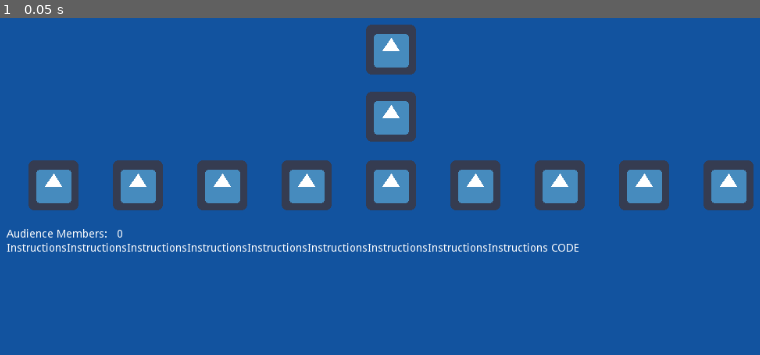
Above: before the commit, frame 1.
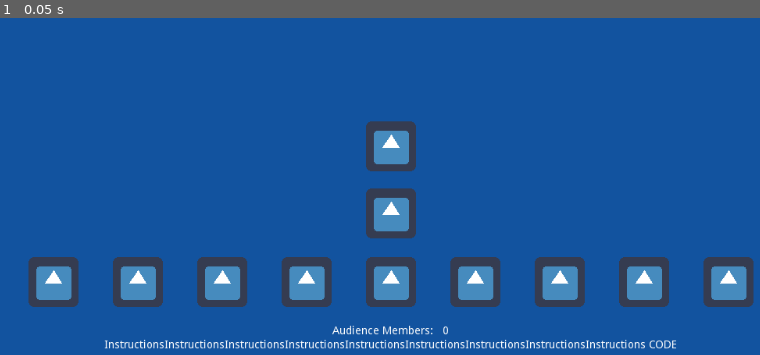
Above: after the commit, the same moment.

Repository: jmpoholarz/Memoji
Game: Godot game, scene res://titleScreen.tscn
The game is run twice, just before and just after one commit, with the same random seed, the same clock (stepped at 60 frames per second) and the same inputs. The project has no main scene, so this scene is started directly. The engine's default icon, where the game draws it, is replaced by a stand-in: a white triangle on a blue panel in a dark square.
Inputs:
- Up to frame 1 (0.05 s): no input

The runs differ from the first frame. In frame 1, 22% of the frame differs, in the area x 0-100%, y 1-99%.

Commit message:
Centering and margins
Centered a bunch of stuff for looks and still trying to fix some margins resetting to 8

Diff:
--- a/MemojiHost/titleScreen.tscn
+++ b/MemojiHost/titleScreen.tscn
@@ -56,6 +56,7 @@
 anchor_top = 0.0
 anchor_right = 0.0
 anchor_bottom = 0.0
+margin_left = 8.0
 margin_right = 1024.0
 margin_bottom = 600.0
 rect_pivot_offset = Vector2( 0, 0 )
@@ -78,7 +79,7 @@
 anchor_bottom = 0.0
 margin_left = 20.0
 margin_top = 20.0
-margin_right = 1004.0
+margin_right = 996.0
 margin_bottom = 580.0
 rect_pivot_offset = Vector2( 0, 0 )
 rect_clip_content = false
@@ -86,24 +87,25 @@
 mouse_default_cursor_shape = 0
 size_flags_horizontal = 1
 size_flags_vertical = 1
+alignment = 1
+_sections_unfolded = [ "Margin" ]
+
+[node name="VBoxContainer" type="VBoxContainer" parent="MarginContainer2/MarginContainer3/VBoxContainer" index="0"]
+
+anchor_left = 0.0
+anchor_top = 0.0
+anchor_right = 0.0
+anchor_bottom = 0.0
+margin_top = 124.0
+margin_right = 976.0
+margin_bottom = 224.0
+rect_pivot_offset = Vector2( 0, 0 )
+rect_clip_content = false
+mouse_filter = 1
+mouse_default_cursor_shape = 0
+size_flags_horizontal = 1
+size_flags_vertical = 1
 alignment = 0
-_sections_unfolded = [ "Margin" ]
-
-[node name="VBoxContainer" type="VBoxContainer" parent="MarginContainer2/MarginContainer3/VBoxContainer" index="0"]
-
-anchor_left = 0.0
-anchor_top = 0.0
-anchor_right = 0.0
-anchor_bottom = 0.0
-margin_right = 984.0
-margin_bottom = 100.0
-rect_pivot_offset = Vector2( 0, 0 )
-rect_clip_content = false
-mouse_filter = 1
-mouse_default_cursor_shape = 0
-size_flags_horizontal = 1
-size_flags_vertical = 1
-alignment = 0
 
 [node name="TitleContainer" type="MarginContainer" parent="MarginContainer2/MarginContainer3/VBoxContainer/VBoxContainer" index="0"]
 
@@ -111,7 +113,7 @@
 anchor_top = 0.0
 anchor_right = 0.0
 anchor_bottom = 0.0
-margin_right = 984.0
+margin_right = 976.0
 margin_bottom = 100.0
 rect_min_size = Vector2( 100, 100 )
 rect_pivot_offset = Vector2( 0, 0 )
@@ -133,7 +135,7 @@
 anchor_bottom = 0.0
 margin_left = 20.0
 margin_top = 20.0
-margin_right = 964.0
+margin_right = 956.0
 margin_bottom = 80.0
 rect_min_size = Vector2( 600, 10 )
 rect_pivot_offset = Vector2( 0, 0 )
@@ -152,16 +154,16 @@
 anchor_top = 0.0
 anchor_right = 0.0
 anchor_bottom = 0.0
-margin_top = 104.0
-margin_right = 984.0
-margin_bottom = 276.0
-rect_pivot_offset = Vector2( 0, 0 )
-rect_clip_content = false
-mouse_filter = 1
-mouse_default_cursor_shape = 0
-size_flags_horizontal = 1
-size_flags_vertical = 1
-alignment = 0
+margin_top = 228.0
+margin_right = 976.0
+margin_bottom = 400.0
+rect_pivot_offset = Vector2( 0, 0 )
+rect_clip_content = false
+mouse_filter = 1
+mouse_default_cursor_shape = 0
+size_flags_horizontal = 1
+size_flags_vertical = 1
+alignment = 1
 
 [node name="VBoxContainer" type="VBoxContainer" parent="MarginContainer2/MarginContainer3/VBoxContainer/VBoxContainer2" index="0"]
 
@@ -170,7 +172,7 @@
 anchor_top = 0.0
 anchor_right = 0.0
 anchor_bottom = 0.0
-margin_right = 984.0
+margin_right = 976.0
 margin_bottom = 64.0
 rect_pivot_offset = Vector2( 0, 0 )
 rect_clip_content = false
@@ -178,7 +180,7 @@
 mouse_default_cursor_shape = 0
 size_flags_horizontal = 1
 size_flags_vertical = 1
-alignment = 0
+alignment = 1
 
 [node name="PlayersTitleText" type="TextureRect" parent="MarginContainer2/MarginContainer3/VBoxContainer/VBoxContainer2/VBoxContainer" index="0"]
 
@@ -186,7 +188,7 @@
 anchor_top = 0.0
 anchor_right = 0.0
 anchor_bottom = 0.0
-margin_right = 984.0
+margin_right = 976.0
 margin_bottom = 64.0
 rect_pivot_offset = Vector2( 0, 0 )
 rect_clip_content = false
@@ -204,7 +206,7 @@
 anchor_right = 0.0
 anchor_bottom = 0.0
 margin_top = 68.0
-margin_right = 984.0
+margin_right = 976.0
 margin_bottom = 172.0
 rect_pivot_offset = Vector2( 0, 0 )
 rect_clip_content = false
@@ -212,7 +214,7 @@
 mouse_default_cursor_shape = 0
 size_flags_horizontal = 1
 size_flags_vertical = 1
-alignment = 0
+alignment = 1
 
 [node name="Players" type="HBoxContainer" parent="MarginContainer2/MarginContainer3/VBoxContainer/VBoxContainer2/VBoxContainer2" index="0"]
 
@@ -220,7 +222,7 @@
 anchor_top = 0.0
 anchor_right = 0.0
 anchor_bottom = 0.0
-margin_right = 984.0
+margin_right = 976.0
 margin_bottom = 104.0
 rect_pivot_offset = Vector2( 0, 0 )
 rect_clip_content = false
@@ -236,8 +238,8 @@
 anchor_top = 0.0
 anchor_right = 0.0
 anchor_bottom = 0.0
-margin_left = 8.0
-margin_right = 112.0
+margin_left = 4.0
+margin_right = 108.0
 margin_bottom = 104.0
 rect_pivot_offset = Vector2( 0, 0 )
 rect_clip_content = false
@@ -276,8 +278,8 @@
 anchor_top = 0.0
 anchor_right = 0.0
 anchor_bottom = 0.0
-margin_left = 116.0
-margin_right = 220.0
+margin_left = 112.0
+margin_right = 216.0
 margin_bottom = 104.0
 rect_pivot_offset = Vector2( 0, 0 )
 rect_clip_content = false
@@ -316,8 +318,8 @@
 anchor_top = 0.0
 anchor_right = 0.0
 anchor_bottom = 0.0
-margin_left = 224.0
-margin_right = 328.0
+margin_left = 220.0
+margin_right = 324.0
 margin_bottom = 104.0
 rect_pivot_offset = Vector2( 0, 0 )
 rect_clip_content = false
@@ -356,8 +358,8 @@
 anchor_top = 0.0
 anchor_right = 0.0
 anchor_bottom = 0.0
-margin_left = 332.0
-margin_right = 436.0
+margin_left = 328.0
+margin_right = 432.0
 margin_bottom = 104.0
 rect_pivot_offset = Vector2( 0, 0 )
 rect_clip_content = false
@@ -396,8 +398,8 @@
 anchor_top = 0.0
 anchor_right = 0.0
 anchor_bottom = 0.0
-margin_left = 440.0
-margin_right = 544.0
+margin_left = 436.0
+margin_right = 540.0
 margin_bottom = 104.0
 rect_pivot_offset = Vector2( 0, 0 )
 rect_clip_content = false
@@ -436,8 +438,8 @@
 anchor_top = 0.0
 anchor_right = 0.0
 anchor_bottom = 0.0
-margin_left = 548.0
-margin_right = 652.0
+margin_left = 544.0
+margin_right = 648.0
 margin_bottom = 104.0
 rect_pivot_offset = Vector2( 0, 0 )
 rect_clip_content = false
@@ -476,8 +478,8 @@
 anchor_top = 0.0
 anchor_right = 0.0
 anchor_bottom = 0.0
-margin_left = 656.0
-margin_right = 760.0
+margin_left = 652.0
+margin_right = 756.0
 margin_bottom = 104.0
 rect_pivot_offset = Vector2( 0, 0 )
 rect_clip_content = false
@@ -516,8 +518,8 @@
 anchor_top = 0.0
 anchor_right = 0.0
 anchor_bottom = 0.0
-margin_left = 764.0
-margin_right = 868.0
+margin_left = 760.0
+margin_right = 864.0
 margin_bottom = 104.0
 rect_pivot_offset = Vector2( 0, 0 )
 rect_clip_content = false
@@ -556,8 +558,8 @@
 anchor_top = 0.0
 anchor_right = 0.0
 anchor_bottom = 0.0
-margin_left = 872.0
-margin_right = 976.0
+margin_left = 868.0
+margin_right = 972.0
 margin_bottom = 104.0
 rect_pivot_offset = Vector2( 0, 0 )
 rect_clip_content = false
@@ -596,16 +598,16 @@
 anchor_top = 0.0
 anchor_right = 0.0
 anchor_bottom = 0.0
-margin_top = 280.0
-margin_right = 984.0
-margin_bottom = 294.0
-rect_pivot_offset = Vector2( 0, 0 )
-rect_clip_content = false
-mouse_filter = 1
-mouse_default_cursor_shape = 0
-size_flags_horizontal = 1
-size_flags_vertical = 1
-alignment = 0
+margin_top = 404.0
+margin_right = 976.0
+margin_bottom = 418.0
+rect_pivot_offset = Vector2( 0, 0 )
+rect_clip_content = false
+mouse_filter = 1
+mouse_default_cursor_shape = 0
+size_flags_horizontal = 1
+size_flags_vertical = 1
+alignment = 1
 
 [node name="HBoxContainer" type="HBoxContainer" parent="MarginContainer2/MarginContainer3/VBoxContainer/VBoxContainer3" index="0"]
 
@@ -613,15 +615,15 @@
 anchor_top = 0.0
 anchor_right = 0.0
 anchor_bottom = 0.0
-margin_right = 984.0
-margin_bottom = 14.0
-rect_pivot_offset = Vector2( 0, 0 )
-rect_clip_content = false
-mouse_filter = 1
-mouse_default_cursor_shape = 0
-size_flags_horizontal = 1
-size_flags_vertical = 1
-alignment = 0
+margin_right = 976.0
+margin_bottom = 14.0
+rect_pivot_offset = Vector2( 0, 0 )
+rect_clip_content = false
+mouse_filter = 1
+mouse_default_cursor_shape = 0
+size_flags_horizontal = 1
+size_flags_vertical = 1
+alignment = 1
 
 [node name="HBoxContainer" type="HBoxContainer" parent="MarginContainer2/MarginContainer3/VBoxContainer/VBoxContainer3/HBoxContainer" index="0"]
 
@@ -629,7 +631,8 @@
 anchor_top = 0.0
 anchor_right = 0.0
 anchor_bottom = 0.0
-margin_right = 137.0
+margin_left = 413.0
+margin_right = 550.0
 margin_bottom = 14.0
 rect_min_size = Vector2( 10, 10 )
 rect_pivot_offset = Vector2( 0, 0 )
@@ -666,8 +669,8 @@
 anchor_top = 0.0
 anchor_right = 0.0
 anchor_bottom = 0.0
-margin_left = 141.0
-margin_right = 149.0
+margin_left = 554.0
+margin_right = 562.0
 margin_bottom = 14.0
 rect_pivot_offset = Vector2( 0, 0 )
 rect_clip_content = false
@@ -703,16 +706,16 @@
 anchor_top = 0.0
 anchor_right = 0.0
 anchor_bottom = 0.0
-margin_top = 298.0
-margin_right = 984.0
-margin_bottom = 312.0
-rect_pivot_offset = Vector2( 0, 0 )
-rect_clip_content = false
-mouse_filter = 1
-mouse_default_cursor_shape = 0
-size_flags_horizontal = 1
-size_flags_vertical = 1
-alignment = 0
+margin_top = 422.0
+margin_right = 976.0
+margin_bottom = 436.0
+rect_pivot_offset = Vector2( 0, 0 )
+rect_clip_content = false
+mouse_filter = 1
+mouse_default_cursor_shape = 0
+size_flags_horizontal = 1
+size_flags_vertical = 1
+alignment = 1
 
 [node name="HBoxContainer" type="HBoxContainer" parent="MarginContainer2/MarginContainer3/VBoxContainer/VBoxContainer4" index="0"]
 
@@ -720,15 +723,15 @@
 anchor_top = 0.0
 anchor_right = 0.0
 anchor_bottom = 0.0
-margin_right = 984.0
-margin_bottom = 14.0
-rect_pivot_offset = Vector2( 0, 0 )
-rect_clip_content = false
-mouse_filter = 1
-mouse_default_cursor_shape = 0
-size_flags_horizontal = 1
-size_flags_vertical = 1
-alignment = 0
+margin_right = 976.0
+margin_bottom = 14.0
+rect_pivot_offset = Vector2( 0, 0 )
+rect_clip_content = false
+mouse_filter = 1
+mouse_default_cursor_shape = 0
+size_flags_horizontal = 1
+size_flags_vertical = 1
+alignment = 1
 
 [node name="HBoxContainer" type="HBoxContainer" parent="MarginContainer2/MarginContainer3/VBoxContainer/VBoxContainer4/HBoxContainer" index="0"]
 
@@ -736,7 +739,8 @@
 anchor_top = 0.0
 anchor_right = 0.0
 anchor_bottom = 0.0
-margin_right = 693.0
+margin_left = 121.0
+margin_right = 814.0
 margin_bottom = 14.0
 rect_min_size = Vector2( 10, 10 )
 rect_pivot_offset = Vector2( 0, 0 )
@@ -773,8 +777,8 @@
 anchor_top = 0.0
 anchor_right = 0.0
 anchor_bottom = 0.0
-margin_left = 697.0
-margin_right = 733.0
+margin_left = 818.0
+margin_right = 854.0
 margin_bottom = 14.0
 rect_min_size = Vector2( 10, 10 )
 rect_pivot_offset = Vector2( 0, 0 )
